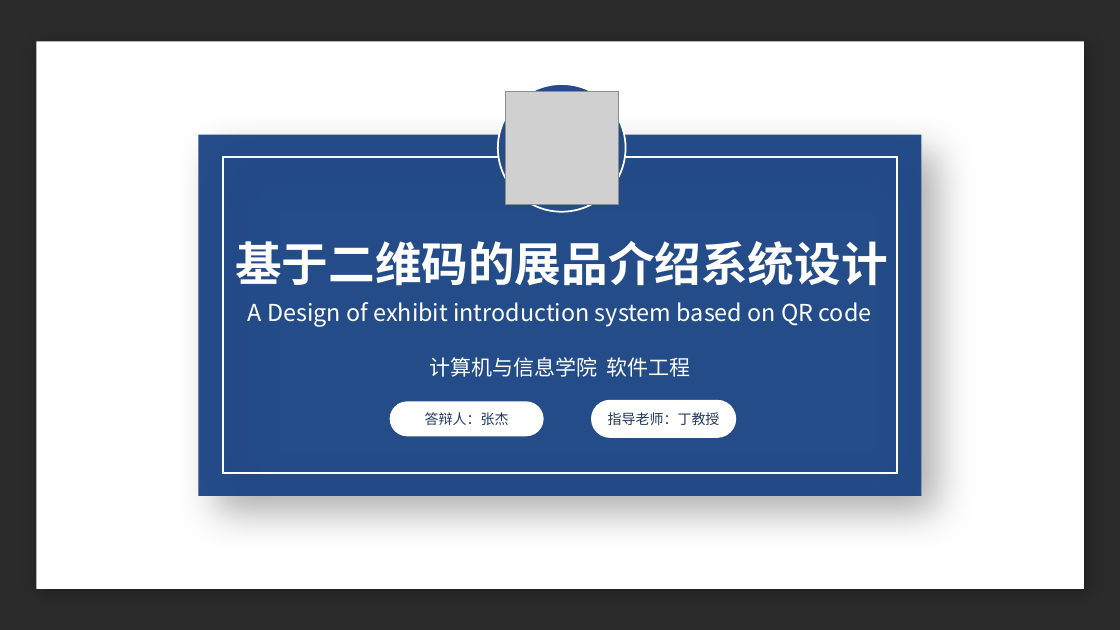
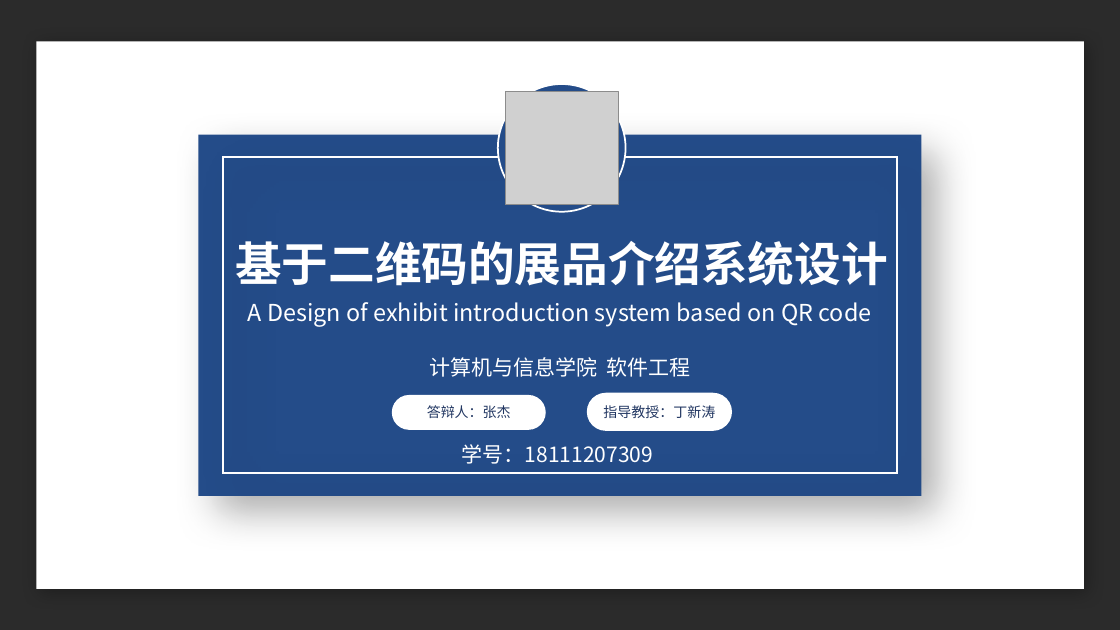
Before and after one commit to TENX-S/GraduationProject, a slide deck: slide 1 of paper/答辩PPT.pptx. Drawn at 1120x630 pixels with LibreOffice and Linux fonts; fonts in the diff are those of the drawing; grey boxes stand for pictures; background and template pictures are left out; a plain dark background stands for a picture behind light text. Boxes give left, top, right and bottom in pixels: in the first picture for what was removed or moved away, otherwise in the second. Text is boxed around its words. In the diff, an @@ line names an element or a change of style, - is before the commit and + after.

```diff
--- a/paper/答辩PPT.pptx
+++ b/paper/答辩PPT.pptx
@@ rounded rectangle "答辩人：张杰": place and size @@
-rounded rectangle "答辩人：张杰" at <box>390,402,544,437</box>
+rounded rectangle "答辩人：张杰" at <box>392,395,545,430</box>
@@ rounded rectangle "指导教授：丁新涛": place and size @@
-rounded rectangle "指导教授：丁新涛" at <box>592,400,737,438</box>
+rounded rectangle "指导教授：丁新涛" at <box>587,393,733,431</box>
@@ text in rounded rectangle at <box>603,405,715,418</box>: text changed @@
-指导老师：丁教授
+指导教授：丁新涛
@@ text added at <box>462,444,653,464</box>, 18 pt, text #FFFFFF @@
+学号：18111207309
```
Also in this commit, not shown: 6 other slides changed, 14 slides added, 23 slides removed.
